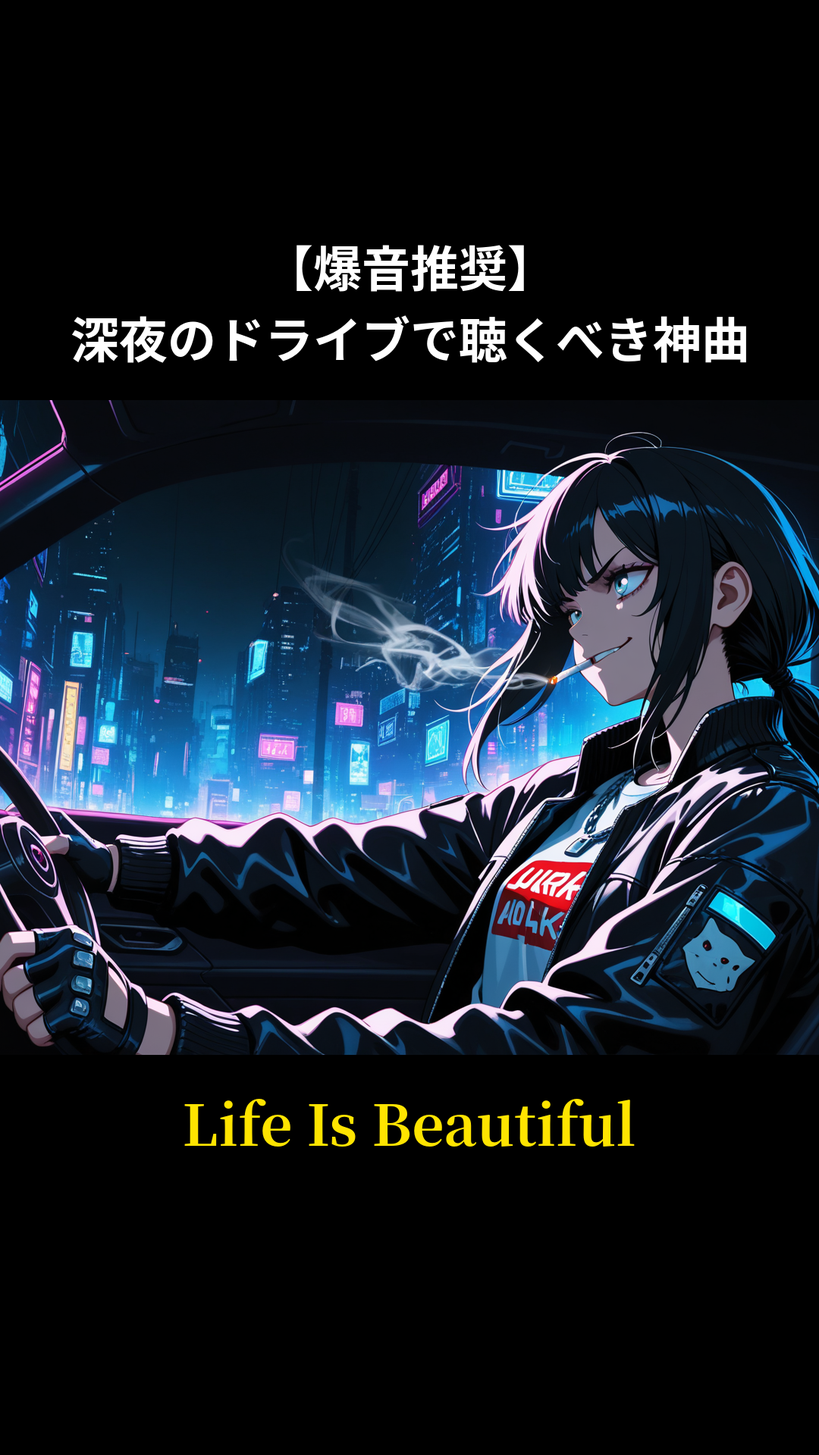
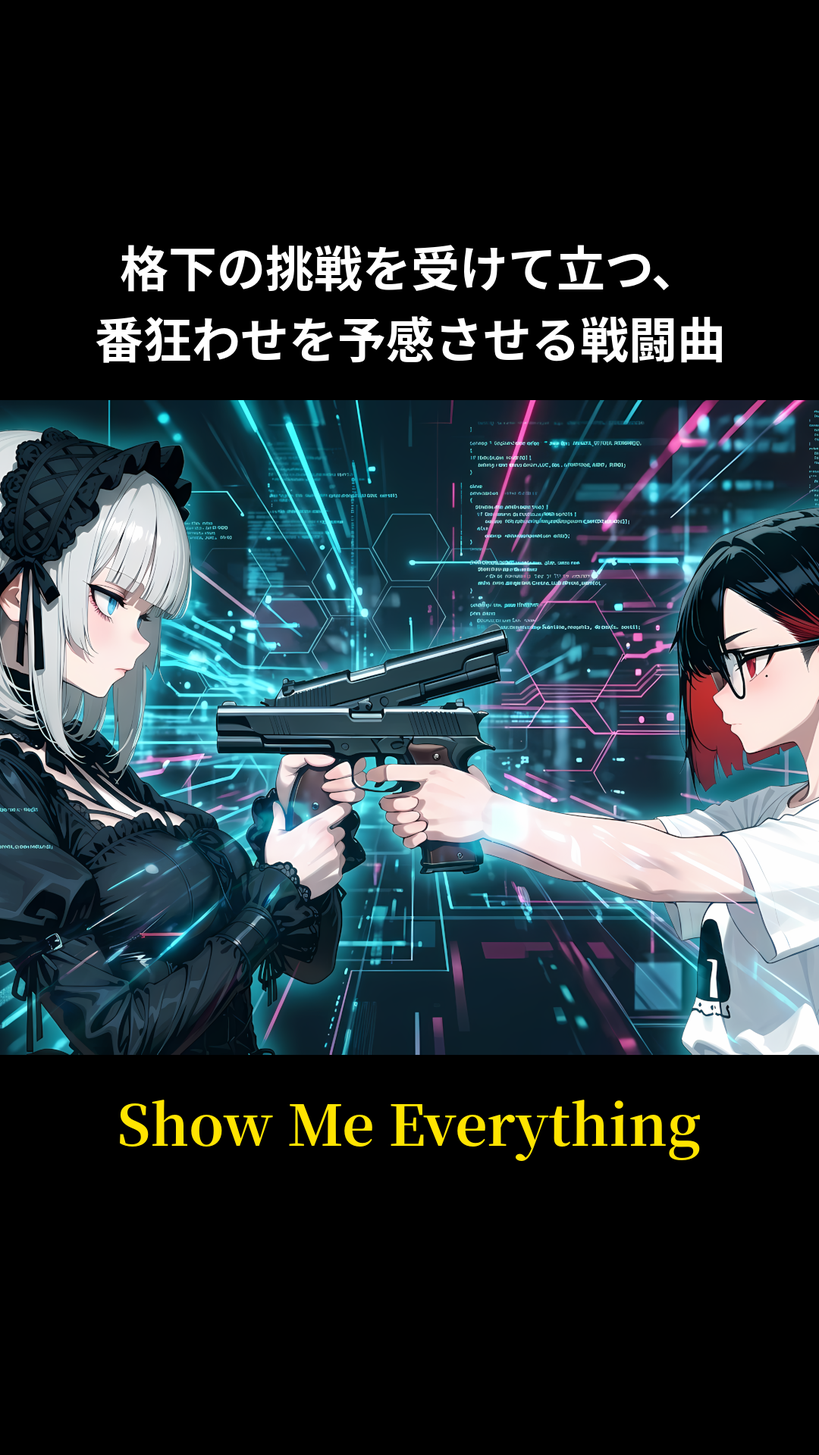
Layered file, before and after one edit (w=819, h=1455). Changes by layer:
removed layer "Life_Is_Beautiful_keyvisual.png" over [0, 400, 819, 1056]
removed layer "TIMEKILLER_keyvisual.png" over [0, 400, 819, 1056]
added layer "Show_Me_Everything_keyvisual.png" above "..." over [0, 400, 819, 1056]
painted on "..." over [72, 244, 746, 364]
renamed "Life Is Beautiful" to "Show Me Everything", painted on it over [119, 1099, 700, 1162]
